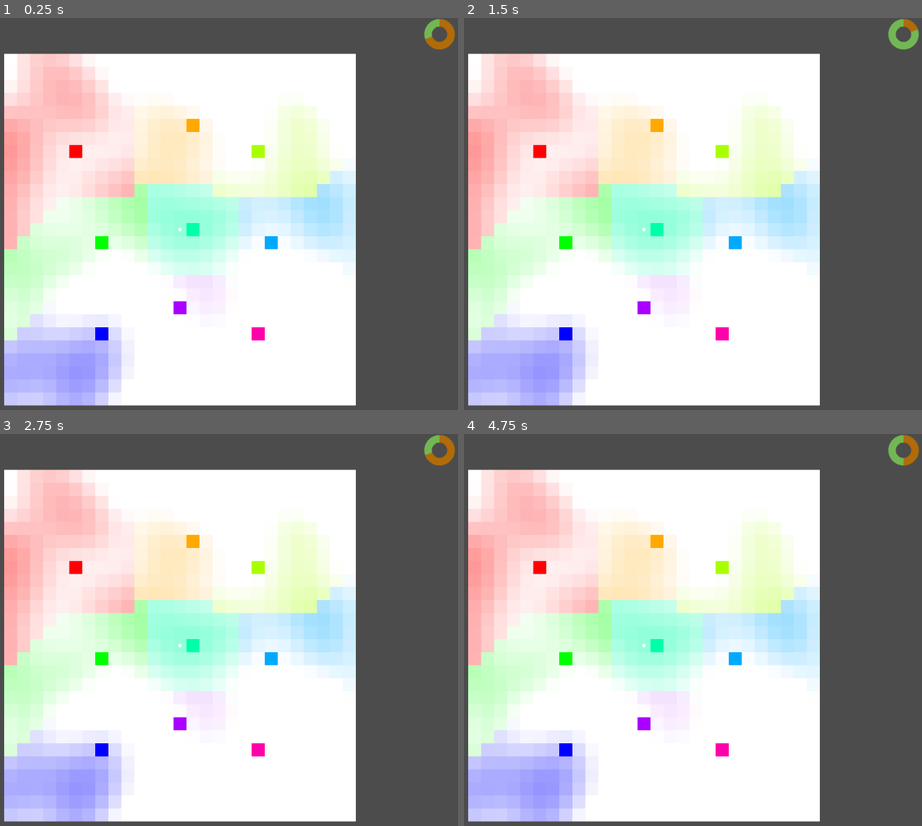
Above: before the commit, frames 1-4 (two rows, left to right).
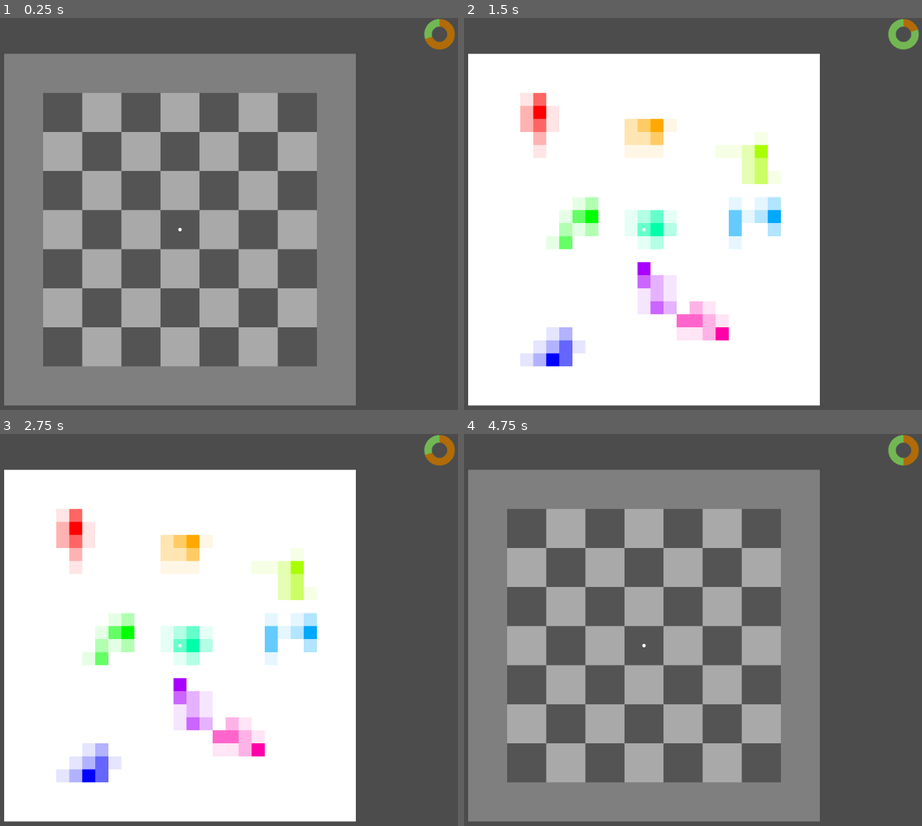
Above: after the commit, the same moments.

Repository: Pe3Hu/kohatu
Game: Godot game, scene res://scenes/Game.tscn
The game is run twice, just before and just after one commit, with the same random seed, the same clock (stepped at 60 frames per second) and the same inputs.
Inputs (mouse positions are in pixels of both pictures, inside the frame that each line leads up to):
- Up to frame 1 (0.25 s): no input
- Up to frame 2 (1.5 s): tap Enter at 0.5 s; move the mouse to (766, 210) at 0.52 s; click (766, 210) at 0.67 s; move the mouse to (532, 249) at 1.27 s; click (532, 249) at 1.42 s
- Up to frame 3 (2.75 s): move the mouse to (233, 551) at 2.02 s; click (233, 551) at 2.17 s
- Up to frame 4 (4.75 s): move the mouse to (615, 731) at 2.77 s; click (615, 731) at 2.92 s; move the mouse to (812, 708) at 3.52 s; click (812, 708) at 3.67 s; tap Space at 4.25 s; move the mouse to (477, 582) at 4.27 s; click (477, 582) at 4.42 s

The runs differ from the first frame. In frame 1, 69% of the frame differs, in the area x 0-78%, y 9-99%; in frame 2, 31%; in frame 3, 31%; in frame 4, 69%.

Commit message:
version 0.005
1. Regions added
2. Lode generation added
3. Hue & Saturation recoloring added

Diff:
--- a/scenes/Terrain.gd
+++ b/scenes/Terrain.gd
@@ -4,6 +4,9 @@
 func _draw():
 	for sectors in Global.obj.terrain.arr.sector:
 		for sector in sectors:
-				draw_polygon(sector.arr.vertex, PoolColorArray([sector.color.current]))
+				draw_polygon(sector.arr.vertex, PoolColorArray([sector.get_color()]))
 
 	draw_circle(Global.vec.window_size.center, 3, Color(1.0, 1.0, 1.0))
+
+func _process(delta):
+	update()
--- a/scripts/Classes_Terrain.gd
+++ b/scripts/Classes_Terrain.gd
@@ -1,14 +1,153 @@
 extends Node
 
+
+class Region:
+	var num = {}
+	var word = {}
+	var vec = {}
+	var arr = {}
+	var obj = {}
+
+	func _init(input_):
+		num.index = Global.num.primary_key.region
+		Global.num.primary_key.region += 1
+		obj.terrain = input_.terrain
+		vec.corner = input_.corner
+		num.cols = input_.cols
+		num.rows = input_.rows
+		arr.sector = input_.sectors
+
+		for sector in arr.sector:
+			sector.obj.region = self
 
 class Lode:
 	var num = {}
+	var word = {}
+	var vec = {}
 	var arr = {}
 	var obj = {}
 
 	func _init(input_):
-		num.bulk = input_.bulk
-		arr.sector = input_.sector
+		num.index = Global.num.primary_key.lode
+		Global.num.primary_key.lode += 1
+		obj.terrain = input_.terrain
+		vec.grid = input_.grid
+		num.bulk = {}
+		num.bulk.value = 0
+		num.d = {}
+		num.noise = {}
+		num.mix = {}
+		arr.sector = []
+		set_type()
+
+	func set_type():
+		var center = obj.terrain.num.lode.n/2
+
+		if vec.grid.x == center && vec.grid.y == center:
+			word.type = "Center"
+		else:
+			var x_left = vec.grid.x == 0
+			var x_right = vec.grid.x == obj.terrain.num.lode.n-1
+			var y_top = vec.grid.y == 0
+			var y_bot = vec.grid.y == obj.terrain.num.lode.n-1
+
+			if (x_left || x_right) && (y_top || y_bot):
+				word.type = "Corner"
+			else:
+				word.type = "Edge"
+
+		num.bulk.parts = Global.dict.lode.bulk[str(obj.terrain.num.lode.n)][word.type]
+
+	func norm():
+		num.d.min = obj.terrain.num.sector.cols+obj.terrain.num.sector.rows
+		num.d.max = -1
+
+		for sector in arr.sector:
+			var d = sector.get_nearest_d()
+
+			if d < num.d.min:
+				num.d.min = d
+			if d > num.d.max:
+				num.d.max = d
+
+		num.noise.min = 1
+		num.noise.max = 0
+
+		for sector in arr.sector:
+			if sector.num.noise < num.noise.min:
+				num.noise.min = sector.num.noise
+			if sector.num.noise > num.noise.max:
+				num.noise.max = sector.num.noise
+
+		for sector in arr.sector:
+			sector.num.hue.lode = num.index/pow(obj.terrain.num.lode.n,2)
+			sector.num.saturation.lode = 1-sector.get_nearest_d()/(num.d.min+num.d.max)
+			sector.num.saturation.noise = (sector.num.noise-num.noise.min)/(num.noise.max-num.noise.min)
+
+			var value = {}
+			value.lode = sector.num.saturation.lode
+			value.noise = sector.num.saturation.noise
+			var scale = {}
+			scale.lode = 1.0
+			scale.noise = 1.0
+			sector.num.saturation.mix = (value.lode*scale.lode+value.noise*scale.noise)/(scale.lode+scale.noise)
+#
+#		num.mix.min = 1
+#		num.mix.max = 0
+#
+#		for sector in arr.sector:
+#			if sector.num.saturation.mix < num.mix.min:
+#				num.mix.min = sector.num.noise
+#			if sector.num.saturation.mix > num.mix.max:
+#				num.mix.max = sector.num.noise
+#
+#		for sector in arr.sector:
+#			sector.num.saturation.mix = (sector.num.saturation.mix-num.mix.min)/(num.mix.max-num.mix.min)
+		pass
+
+	func fill_sectors():
+		var options = [obj.origin]
+		var filled = []
+		var part = num.bulk.value/Global.dict.lode.fullness["Total"]
+		var values = []
+		var sectors = []
+
+		for _i in Global.dict.lode.fullness["Count"].size():
+			for _j in Global.dict.lode.fullness["Count"][_i]:
+				var option = {}
+				values.append(Global.dict.lode.fullness["Value"][_i])
+#				Global.rng.randomize()
+#				var index_r = Global.rng.randi_range(0,options.size()-1)
+#				option.sector = options[index_r]
+#				option.value = options[index_r].num.saturation.mix
+				option.sector = options[0]
+				option.value = options[0].num.saturation.mix
+
+				for option_ in options:
+					if option_.num.saturation.mix > option.sector.num.saturation.mix:
+						option.sector = option_
+						option.value = option_.num.saturation.mix
+
+				while options.has(option.sector):
+					options.erase(option.sector)
+
+				filled.append(option.sector)
+				sectors.append(option)
+				option.sector.num.bulk = 0.1
+
+				for neighbour in option.sector.arr.neighbour:
+					if neighbour.num.bulk == 0 && neighbour.obj.lode == self && neighbour.flag.borderland:
+						var count = 1
+						#var count = int(neighbour.num.saturation.mix*10)
+
+						for _k in count:
+							options.append(neighbour)
+
+		sectors.sort_custom(Classes_Planete.Sorter, "sort_descending")
+
+		for _i in sectors.size():
+			sectors[_i].sector.num.bulk = part*values[_i]
+			sectors[_i].sector.num.saturation.bulk = float(values[_i])/values[0]
 
 class Sector:
 	var num = {}
@@ -16,6 +155,7 @@
 	var obj = {}
 	var arr = {}
 	var word = {}
+	var flag = {}
 	var color = {}
 
 	func _init(input_):
@@ -23,7 +163,15 @@
 		obj.terrain = input_.terrain
 		num.noise = input_.noise
 		arr.vertex = []
+		arr.neighbour = []
 		vec.center = Vector2()
+		num.hue = {}
+		num.saturation = {}
+		num.saturation.bulk = 0
+		num.brightness  = {}
+		num.bulk = 0
+		set_borderland()
+		obj.region = null
 
 		for vertex in Global.arr.vertex:
 			var pos = Vector2(
@@ -36,7 +184,7 @@
 			vec.center += pos/Global.arr.vertex.size()
 
 		num.lode = {}
-		num.lode.current = -1
+		obj.lode = null
 		num.lode.d = {}
 		var n = obj.terrain.num.lode.n*obj.terrain.num.lode.n
 
@@ -49,49 +197,67 @@
 
 	func set_biom(biom_):
 		word.biom = biom_
+
+	func get_color():
 		var h = 1.0/360
 		var s = 1.0
 		var v = 1.0
-
-		match word.biom:
-			"0":
-				h *= 60
-			"1":
-				h *= 0
-			"2":
-				h *= 120
-			"3":
-				h *= 240
-		#h *= (vec.grid.x + vec.grid.y*10)/(100)*360
-		s *= 0
-		h *= 360 *int(num.lode.current)/9
-		s = num.noise
-
-		if num.lode.current != - 1:
-			if num.lode.d[num.lode.current] == 0:
-				s = 1.0
+		var layer = Global.arr.layer[obj.terrain.num.index.layer]
+
+		match layer:
+			"Bulk":
+				h = num.hue.lode
+				s = num.saturation.bulk
+			"Mix":
+				h = num.hue.lode
+				s = num.saturation.mix
+			"Noise":
+				v = num.noise
+				s = 0
+				h = 0
+			"Lode":
+				h = num.hue.lode
+				s = num.saturation.lode
+			"Region":
+				s = 0
+				v = float(obj.region.num.index%2+1)/3
+
+				if obj.region.num.index == Global.num.primary_key.region-1:
+					v = 0.5
+
+#		if obj.lode != - 1:
+#			if num.lode.d[obj.lode] == 0:
+#				s = 1.0
+
 		color.current = Color().from_hsv(h, s, v)
+		return color.current
 
 	func get_nearest_d():
-		return num.lode.d[num.lode.current]
+		return num.lode.d[obj.lode]
 
 	func fill_lode(sectors_):
 		for key in sectors_.keys():
 			var sector = sectors_[key]
 			var x = abs(sector.vec.grid.x-vec.grid.x)
 			var y = abs(sector.vec.grid.y-vec.grid.y)
-			num.lode.d[key] = max(x,y)
+			num.lode.d[key] = x+y
 
 	func find_nearest_lode():
 		var d = obj.terrain.num.sector.cols+obj.terrain.num.sector.rows
-		num.lode.current = -1
+		obj.lode = null
 
 		for key in num.lode.d.keys():
-			if num.lode.d[key] != -1 && num.lode.d[key] < d:
-				num.lode.current = int(key)
+			if num.lode.d[key] != -1 && num.lode.d[key] <= d:
+				obj.lode = key
 				d = num.lode.d[key]
 
-		set_biom("Empty")
+		obj.lode.arr.sector.append(self)
+
+	func set_borderland():
+		var border = 3
+		var x = vec.grid.x >= border && vec.grid.x < obj.terrain.num.sector.cols-border
+		var y = vec.grid.y >= border && vec.grid.y < obj.terrain.num.sector.cols-border
+		flag.borderland = x && y
 
 class Terrain:
 	var num = {}
@@ -100,6 +266,8 @@
 	var obj = {}
 
 	func _init(input_):
+		num.index = {}
+		num.index.layer = 0
 		num.lode = {}
 		num.sector = {}
 		num.sector.cols = input_.cols
@@ -107,6 +275,8 @@
 		num.lode.n = input_.n
 		num.lode.bulk = input_.bulk
 		arr.sector = []
+		arr.lode = []
+		arr.region = []
 		vec.center = Vector2(
 			num.sector.cols/2,
 			num.sector.rows/2
@@ -115,8 +285,9 @@
 		update_offset()
 		reload_noise()
 		init_sectors()
+		calc_noise()
 		init_lodes()
-		calc_noise()
+		init_regions()
 
 	func update_offset():
 		Global.vec.terrain.offset = Global.vec.window_size.center
@@ -143,24 +314,28 @@
 				var sector = Classes_Terrain.Sector.new(input)
 				arr.sector[_i].append(sector)
 
+		for sectors in arr.sector:
+			for sector in sectors:
+				for neighbour in Global.arr.neighbour:
+					var grid = sector.vec.grid + neighbour
+
+					if sector_border_check(grid):
+						if !sector.arr.neighbour.has(arr.sector[grid.y][grid.x]):
+							sector.arr.neighbour.append(arr.sector[grid.y][grid.x])
+							arr.sector[grid.y][grid.x].arr.neighbour.append(sector)
+
 	func calc_noise():
 		var size = {}
 		size.min = 1
 		size.max = -1
-		var l = 3
-
-		for sectors in arr.sector:
-			for sector in sectors:
-				var d = l - sector.get_nearest_d()
-				var value = pow(d,2)/pow(l,2)
-				if d < 0:
-					value = 0
-				sector.num.noise = (sector.num.noise + value)/2
-
+
+		for sectors in arr.sector:
+			for sector in sectors:
 				if sector.num.noise > size.max:
 					size.max = sector.num.noise
 				if sector.num.noise < size.min:
 					size.min = sector.num.noise
+
 		size.l = -size.min + size.max
 
 		for sectors in arr.sector:
@@ -171,23 +346,47 @@
 		var first = 5
 		var second = 3
 		var third = 4
-		var lode = 0
 		var rand_i = 0
 		var sectors_ = {}
+		var types = {}
+		var parts = 0
 
 		for _i in num.lode.n:
 			var y = first + (second + third)*_i
 
 			for _j in num.lode.n:
+				var input = {}
 				Global.rng.randomize()
 				var rand_x = Global.rng.randi_range(0,second-1)
 				var x = first + (second + third)*_j
 				Global.rng.randomize()
 				var rand_y = Global.rng.randi_range(0,second-1)
-				var grid = Vector2(x + rand_x,y + rand_y)
-				arr.sector[grid.y][grid.x].num.lode.d[lode] = 0
-				sectors_[lode] = arr.sector[grid.y][grid.x]
-				lode += 1
+				input.origin = Vector2(x + rand_x,y + rand_y)
+				input.grid = Vector2(_j,_i)
+				input.terrain = self
+				var lode = Classes_Terrain.Lode.new(input)
+				arr.lode.append(lode)
+
+				if !types.keys().has(lode.word.type):
+					types[lode.word.type] = [lode]
+				else:
+					types[lode.word.type].append(lode)
+
+				lode.obj.origin = arr.sector[input.origin.y][input.origin.x]
+				lode.obj.origin.num.lode.d[lode.num.index] = 0
+				sectors_[lode] = lode.obj.origin
+				parts += lode.num.bulk.parts
+
+		for type in types.keys():
+			if type != "Center":
+				Global.rng.randomize()
+				var index_r = Global.rng.randi_range(0, types[type].size()-1)
+				var lode = types[type][index_r]
+				lode.num.bulk.parts += Global.dict.lode.bulk[str(num.lode.n)]["Overflow"]
+				parts += Global.dict.lode.bulk[str(num.lode.n)]["Overflow"]
+
+		for lode in arr.lode:
+			lode.num.bulk.value = num.lode.bulk/parts*lode.num.bulk.parts
 
 		for sectors in arr.sector:
 			for sector in sectors:
@@ -196,3 +395,46 @@
 		for sectors in arr.sector:
 			for sector in sectors:
 				sector.find_nearest_lode()
+
+		for lode in arr.lode:
+			lode.norm()
+			lode.fill_sectors()
+
+	func init_regions():
+		var n = 3
+		var input = {}
+		input.rows = n
+		input.cols = n
+		input.terrain = self
+		var rows = num.sector.rows/n-2
+		var cols = num.sector.cols/n-2
+
+		for _i in rows:
+			for _j in cols:
+				input.corner = Vector2((_j+1)*n,(_i+1)*n)
+				input.sectors = []
+
+				for _y in input.rows:
+					for _x in input.cols:
+						var sector = arr.sector[input.corner.y+_y][input.corner.x+_x]
+						input.sectors.append(sector)
+
+				var region = Classes_Terrain.Region.new(input)
+				arr.region.append(region)
+
+		input.corner = Vector2()
+		input.sectors = []
+
+		for sectors in arr.sector:
+			for sector in sectors:
+				if sector.obj.region == null:
+					input.sectors.append(sector)
+
+		var region = Classes_Terrain.Region.new(input)
+		arr.region.append(region)
+
+	func next_layer():
+		num.index.layer = (num.index.layer+1)%Global.arr.layer.size()
+
+	func sector_border_check(vec_):
+		return vec_.x >= 0 && vec_.x < num.sector.cols && vec_.y >= 0 && vec_.y < num.sector.rows
--- a/scripts/Game.gd
+++ b/scripts/Game.gd
@@ -21,7 +21,7 @@
 	input.cols = 27
 	input.rows = 27
 	input.n = 3
-	input.bulk = 1000
+	input.bulk = 78000.0
 	Global.obj.terrain = Classes_Terrain.Terrain.new(input)
 
 func _ready():
@@ -35,7 +35,8 @@
 func _input(event):
 	if event is InputEventMouseButton:
 		if Global.flag.click:
-			pass
+			Global.flag.click = !Global.flag.click
+			Global.obj.terrain.next_layer()
 		else:
 			Global.flag.click = !Global.flag.click
 
--- a/scripts/Global.gd
+++ b/scripts/Global.gd
@@ -35,6 +35,8 @@
 	num.primary_key.knot = 0
 	num.primary_key.edge = 0
 	num.primary_key.slot = 0
+	num.primary_key.lode = 0
+	num.primary_key.region = 0
 
 func init_dict():
 	dict.capsule = {}
@@ -110,6 +112,26 @@
 			"Output": ["Drone","Drone"]
 		}
 	}
+
+	dict.lode = {}
+	dict.lode.bulk = {
+		"3": {
+			"Edge": 6,
+			"Corner": 9,
+			"Center": 12,
+			"Overflow": 3
+		}
+	}
+	dict.lode.fullness = {
+		"Value": [10,6,3,1],
+		"Count": [1,2,3,4],
+#		"Value": [11,7,5,3,2],
+#		"Count": [1,2,3,4,5],
+		"Total": 0
+	}
+
+	for _i in dict.lode.fullness["Value"].size():
+		dict.lode.fullness["Total"] += dict.lode.fullness["Count"][_i]*dict.lode.fullness["Value"][_i]
 
 func init_arr():
 	arr.sequence = {}
@@ -124,6 +146,15 @@
 		Vector2(0,1),
 		Vector2(0,0)
 	]
+
+	arr.neighbour = [
+		Vector2(1,0),
+		Vector2(0,1),
+		Vector2(-1,0),
+		Vector2(0,-1)
+	]
+	arr.layer = ["Region","Bulk"]#["Mix"]#,"Lode","Mix",Noise
+
 
 func init_node():
 	node.TimeBar = get_node("/root/Game/TimeBar")
